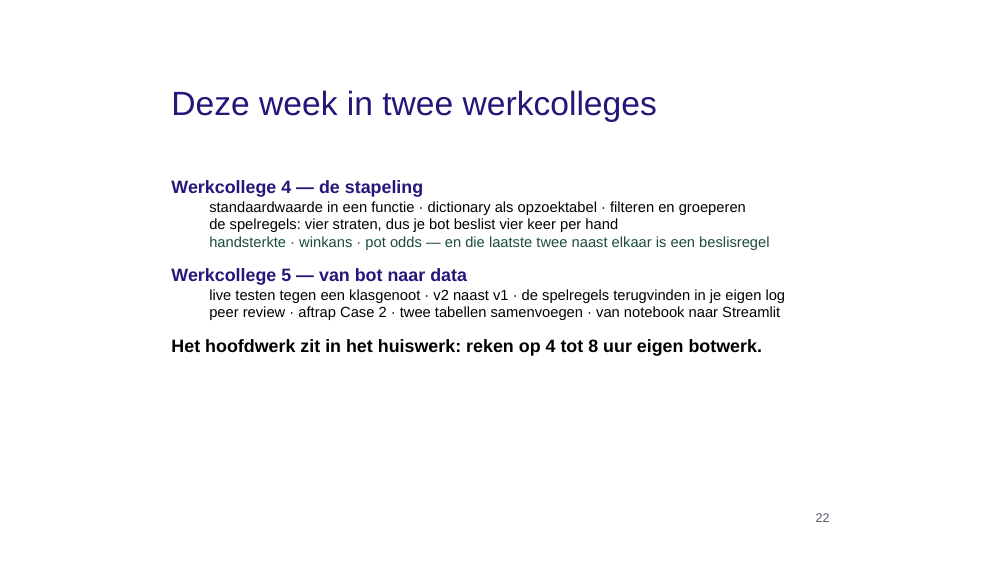
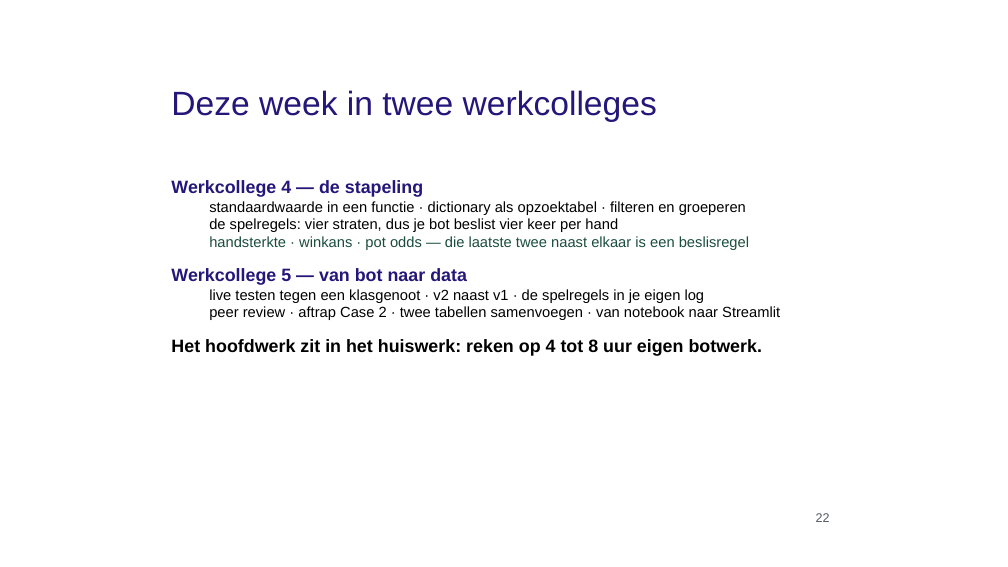
Before and after one commit to finturion/poker-analytics-challenge, a slide deck: slide 22 of powerpoints/hoorcollege/03_Exploring_Manipulating_Data_aangevuld.pptx. Drawn at 1008x567 pixels with LibreOffice and Linux fonts; fonts in the diff are those of the drawing; background and template pictures are left out. Boxes give left, top, right and bottom in pixels: in the first picture for what was removed or moved away, otherwise in the second. Text is boxed around its words. In the diff, an @@ line names an element or a change of style, - is before the commit and + after.

```diff
--- a/powerpoints/hoorcollege/03_Exploring_Manipulating_Data_aangevuld.pptx
+++ b/powerpoints/hoorcollege/03_Exploring_Manipulating_Data_aangevuld.pptx
@@ text at [209, 236, 749, 250]: text changed @@
-  handsterkte · winkans · pot odds — en die laatste twee naast elkaar is een beslisregel
+  handsterkte · winkans · pot odds — die laatste twee naast elkaar is een beslisregel
@@ text at [209, 289, 705, 303]: text changed @@
-  live testen tegen een klasgenoot · v2 naast v1 · de spelregels terugvinden in je eigen log
+  live testen tegen een klasgenoot · v2 naast v1 · de spelregels in je eigen log
```
Also in this commit, not shown: 6 other slides changed, 3 slides added, 5 other files.
